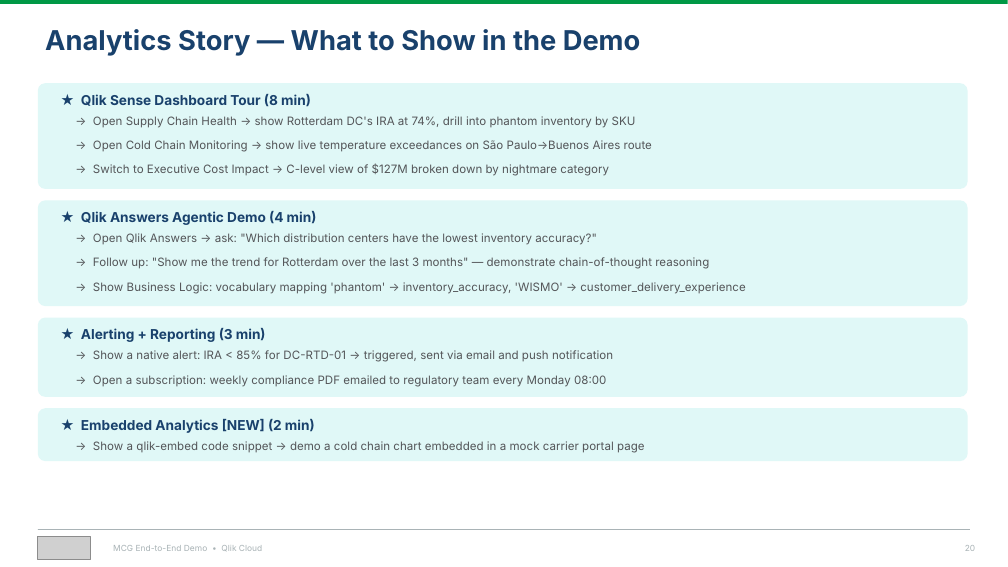
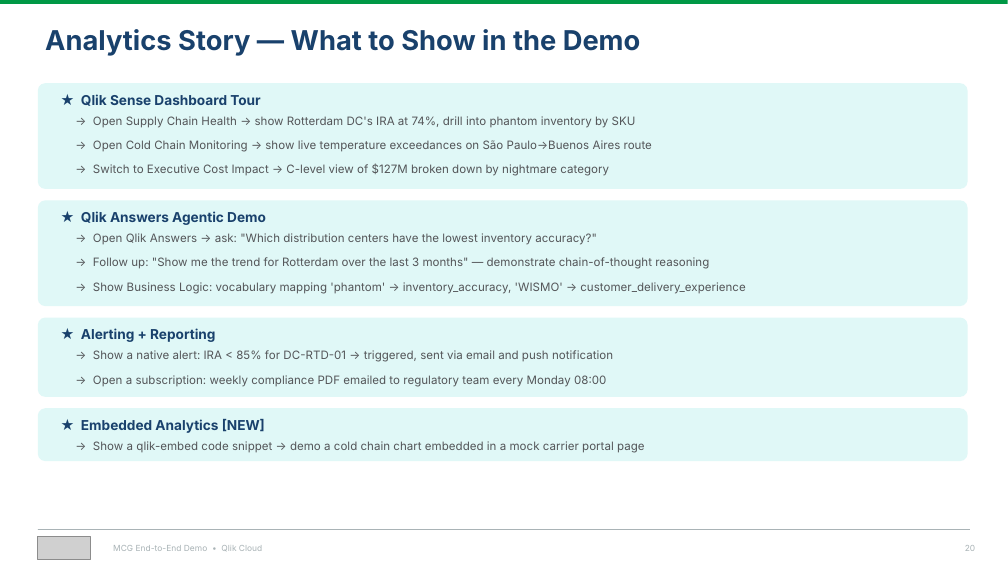
Before and after one commit to robertschoenfeldqlik/meridan_retail_group_qlik_demo_assets, a slide deck: slide 20 of MCG_Demo_Overview_Four_Stories.pptx. Drawn at 1008x567 pixels with LibreOffice and Linux fonts; fonts in the diff are those of the drawing; grey boxes stand for pictures. Boxes give left, top, right and bottom in pixels: in the first picture for what was removed or moved away, otherwise in the second. Text is boxed around its words. In the diff, an @@ line names an element or a change of style, - is before the commit and + after.

```diff
--- a/MCG_Demo_Overview_Four_Stories.pptx
+++ b/MCG_Demo_Overview_Four_Stories.pptx
@@ text at (x1=81, y1=94, x2=260, y2=106): text changed @@
-★ Qlik Sense Dashboard Tour (8 min)
+★ Qlik Sense Dashboard Tour
@@ text at (x1=81, y1=211, x2=266, y2=225): text changed @@
-★ Qlik Answers Agentic Demo (4 min)
+★ Qlik Answers Agentic Demo
@@ text at (x1=81, y1=328, x2=215, y2=342): text changed @@
-★ Alerting + Reporting (3 min)
+★ Alerting + Reporting
@@ text at (x1=81, y1=419, x2=265, y2=433): text changed @@
-★ Embedded Analytics [NEW] (2 min)
+★ Embedded Analytics [NEW]
```
Also in this commit, not shown: 3 other slides changed, 1 other file.
